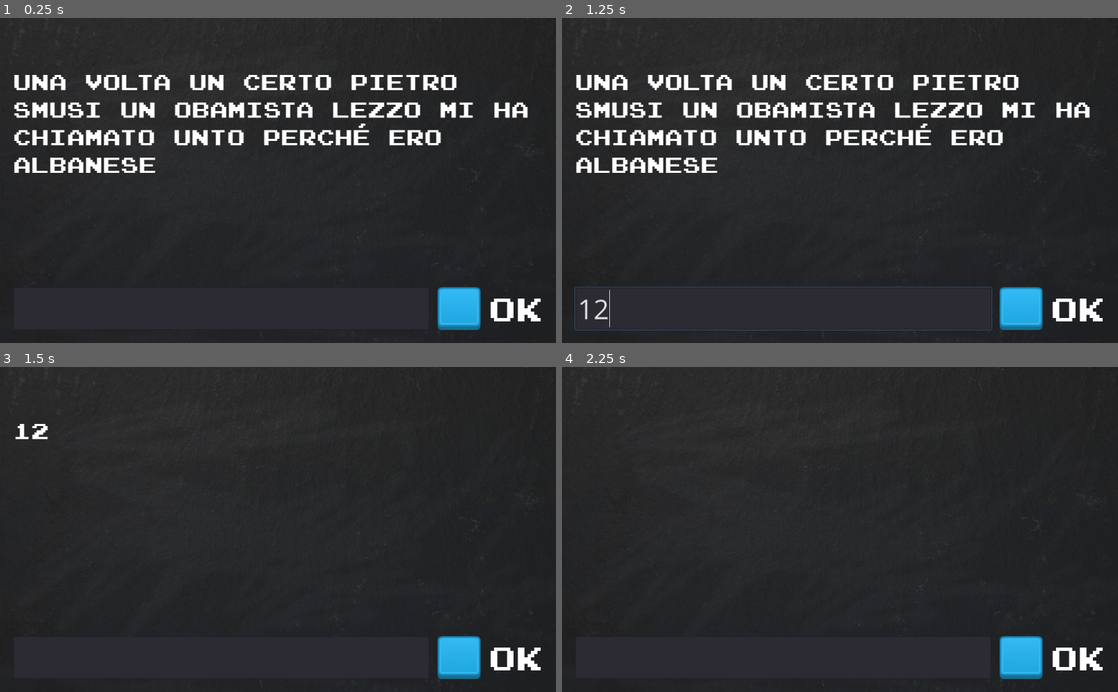
Above: before the commit, frames 1-4 (two rows, left to right).
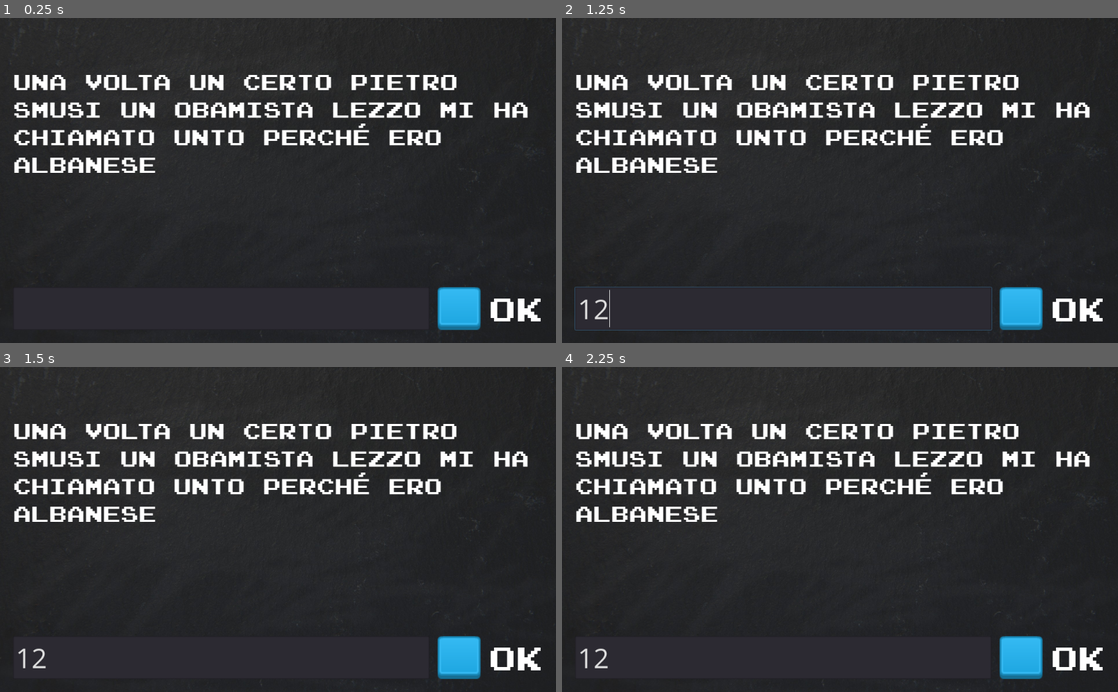
Above: after the commit, the same moments.

Repository: TheXanada96/TutorialGodottaro
Game: Godot game, scene res://Avventura Testuale/Il MHANZ Definito.tscn
Two runs of this game, one before a commit and one after it. Both use one fixed random seed, a clock stepped at 60 frames per second and the inputs below.
Inputs (mouse positions are in pixels of both pictures, inside the frame that each line leads up to):
- Up to frame 1 (0.25 s): no input
- Up to frame 2 (1.25 s): click (784, 307) at 0.52 s; type "12" at 0.6 s
- Up to frame 3 (1.5 s): click (461, 656) at 1.25 s
- Up to frame 4 (2.25 s): click (1023, 656) at 2 s

Frames 1-2 are identical in both runs. In frame 3, 6.7% of the frame differs, in the area x 2-95%, y 17-93%; in frame 4, 6.7%.

Commit message:
modifica codice

Diff:
--- a/Avventura Testuale/Il MHANZ Definito.gd
+++ b/Avventura Testuale/Il MHANZ Definito.gd
@@ -1,24 +1,47 @@
 extends Control
 
+var player_words = []
+var prompts = ["Pietro", "Smusi", "lezzo", "unto"]
+var story = "Una volta un certo %s %s un obamista %s mi ha chiamato %s perché ero albanese"
+var albanian = story % prompts
+
+onready var PlayerText = $VBoxContainer/HBoxContainer/LineEdit
+onready var DisplayText = $VBoxContainer/DisplayText
+
 func _ready():
-	var prompts = ["Pietro", "Smusi", "lezzo", "unto"]
-	var story = "Una volta un certo %s %s un obamista %s mi ha chiamato %s perché ero albanese"
-	var albanian = story % prompts
-
-
-	$VBoxContainer/DisplayText.text = albanian
+	DisplayText.text = albanian
 
 
 func _on_LineEdit_text_entered(new_text):
-	update_DisplayText(new_text)
+	add_to_player_words()
 
 
+"""
+	update_DisplayText(new_text)
+	story = ""
+"""
+"""
 func update_DisplayText(words):
 	$VBoxContainer/DisplayText.text = words
 	$VBoxContainer/HBoxContainer/LineEdit.clear()
-
-
+"""
 
 func _on_TextureButton_pressed():
-	var words = $VBoxContainer/HBoxContainer/LineEdit.text
+	add_to_player_words()
+
+"""
+	var words = PlayerText.text
 	update_DisplayText(words)
+"""
+
+func add_to_player_words():
+	player_words.append(PlayerText.text)
+
+func is_story_done():
+	return player_words.size() == prompts.size()
+
+func check_player_words_lenght():
+	if is_story_done():
+		pass
+	if !is_story_done():
+		pass
